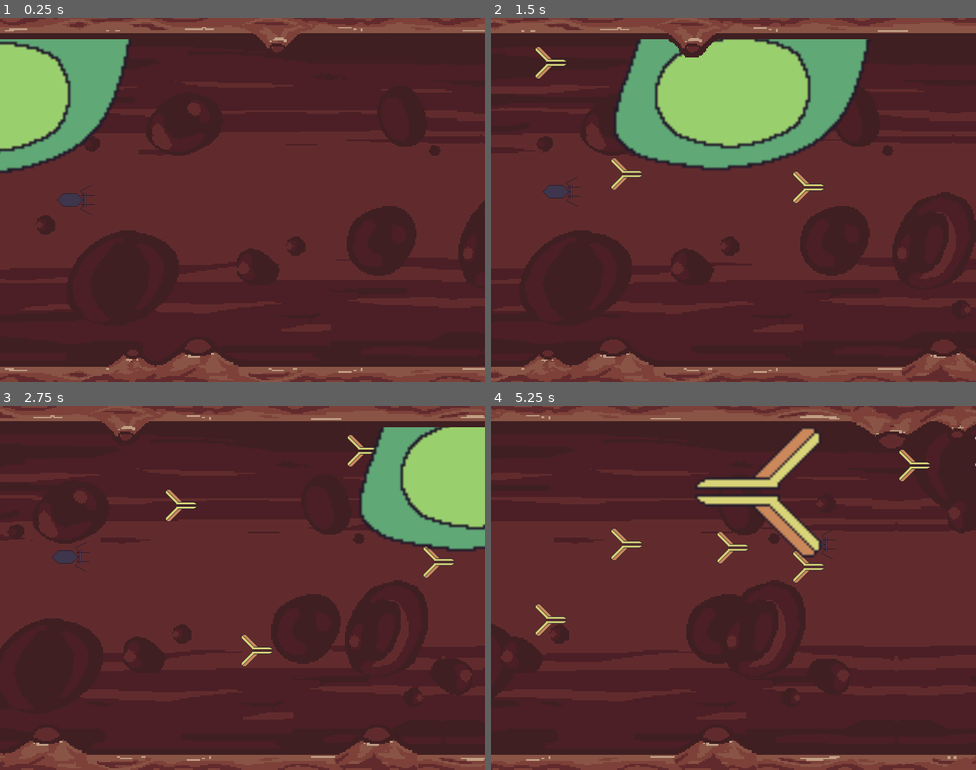
Above: before the commit, frames 1-4 (two rows, left to right).
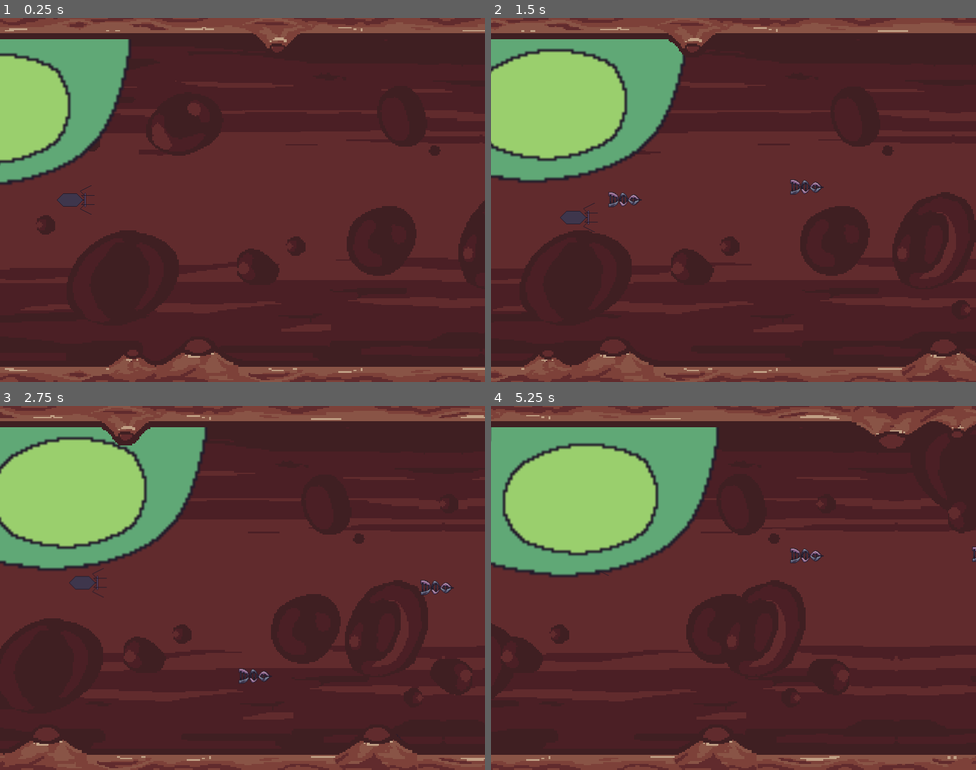
Above: after the commit, the same moments.

Repository: Jasonnmss/Game-Jam-2026
Game: Godot game, scene res://main.tscn
Two runs of this game, one before a commit and one after it. Both use one fixed random seed, a clock stepped at 60 frames per second and the inputs below.
Inputs:
- Up to frame 1 (0.25 s): no input
- Up to frame 2 (1.5 s): hold W (Move Up) 0.53-1.28 s; tap Space (shoot) at 0.6, 1.35 s; hold S (Move Down) from 1.28 s (still down)
- Up to frame 3 (2.75 s): release S (Move Down) at 2.03 s; hold W (Move Up) from 2.03 s (still down); tap Space (shoot) at 2.1 s
- Up to frame 4 (5.25 s): tap Space (shoot) every 0.75 s from 2.85 to 5.1 s; release W (Move Up) at 3.53 s; hold S (Move Down) from 3.53 s (still down)

The runs differ from the first frame. In frame 1, 2.7% of the frame differs, in the area x 0-27%, y 6-46%; in frame 2, 25%, in the area x 0-79%, y 5-59%; in frame 3, 23%; in frame 4, 20%.

Commit message:
fixed player
player now mostly ok

Diff:
--- a/game-jam-2026/dna.tscn
+++ b/game-jam-2026/dna.tscn
@@ -1,10 +1,10 @@
 [gd_scene format=3 uid="uid://dw0w8luytjaka"]
 
 [ext_resource type="Script" uid="uid://bcvdfnh3umyxv" path="res://dna.gd" id="1_k673e"]
-[ext_resource type="Texture2D" uid="uid://bsa2kux0kuw0c" path="res://Assets/Placeholders/Antibody_PH.png" id="2_syva3"]
+[ext_resource type="Texture2D" uid="uid://bp2txdn3e0rb8" path="res://Assets/DNA_Projectile.png" id="2_k673e"]
 
 [sub_resource type="RectangleShape2D" id="RectangleShape2D_armfn"]
-size = Vector2(57, 54)
+size = Vector2(23, 33)
 
 [node name="DNA" type="Node2D" unique_id=1618206276]
 script = ExtResource("1_k673e")
@@ -12,8 +12,8 @@
 [node name="shot" type="CharacterBody2D" parent="." unique_id=1370364202]
 
 [node name="Sprite2D" type="Sprite2D" parent="shot" unique_id=1536194696]
-texture = ExtResource("2_syva3")
+texture = ExtResource("2_k673e")
 
 [node name="CollisionShape2D" type="CollisionShape2D" parent="shot" unique_id=1589929934]
-position = Vector2(-0.5, 0)
+position = Vector2(16.5, -0.5)
 shape = SubResource("RectangleShape2D_armfn")
--- a/game-jam-2026/wall.tscn
+++ b/game-jam-2026/wall.tscn
@@ -1,7 +1,7 @@
 [gd_scene format=3 uid="uid://bxkw4yuxmisx8"]
 
 [sub_resource type="RectangleShape2D" id="RectangleShape2D_oh6kn"]
-size = Vector2(634, 52)
+size = Vector2(634, 76)
 
 [node name="wall" type="Node2D" unique_id=1695307919]
 
@@ -9,5 +9,5 @@
 position = Vector2(44, 50)
 
 [node name="CollisionShape2D" type="CollisionShape2D" parent="StaticBody2D" unique_id=1789346821]
-position = Vector2(-46, -51)
+position = Vector2(-46, -39)
 shape = SubResource("RectangleShape2D_oh6kn")
--- a/game-jam-2026/world.tscn
+++ b/game-jam-2026/world.tscn
@@ -10,10 +10,10 @@
 position = Vector2(659, 645)
 
 [node name="wall" parent="." unique_id=1695307919 instance=ExtResource("1_tlwt5")]
-position = Vector2(328, 585)
+position = Vector2(318, 552)
 
 [node name="wall2" parent="." unique_id=1466190588 instance=ExtResource("1_tlwt5")]
-position = Vector2(365, 9)
+position = Vector2(318, 29)
 
 [node name="Player" parent="." unique_id=1716914451 instance=ExtResource("3_036b0")]
 position = Vector2(125, 300)
